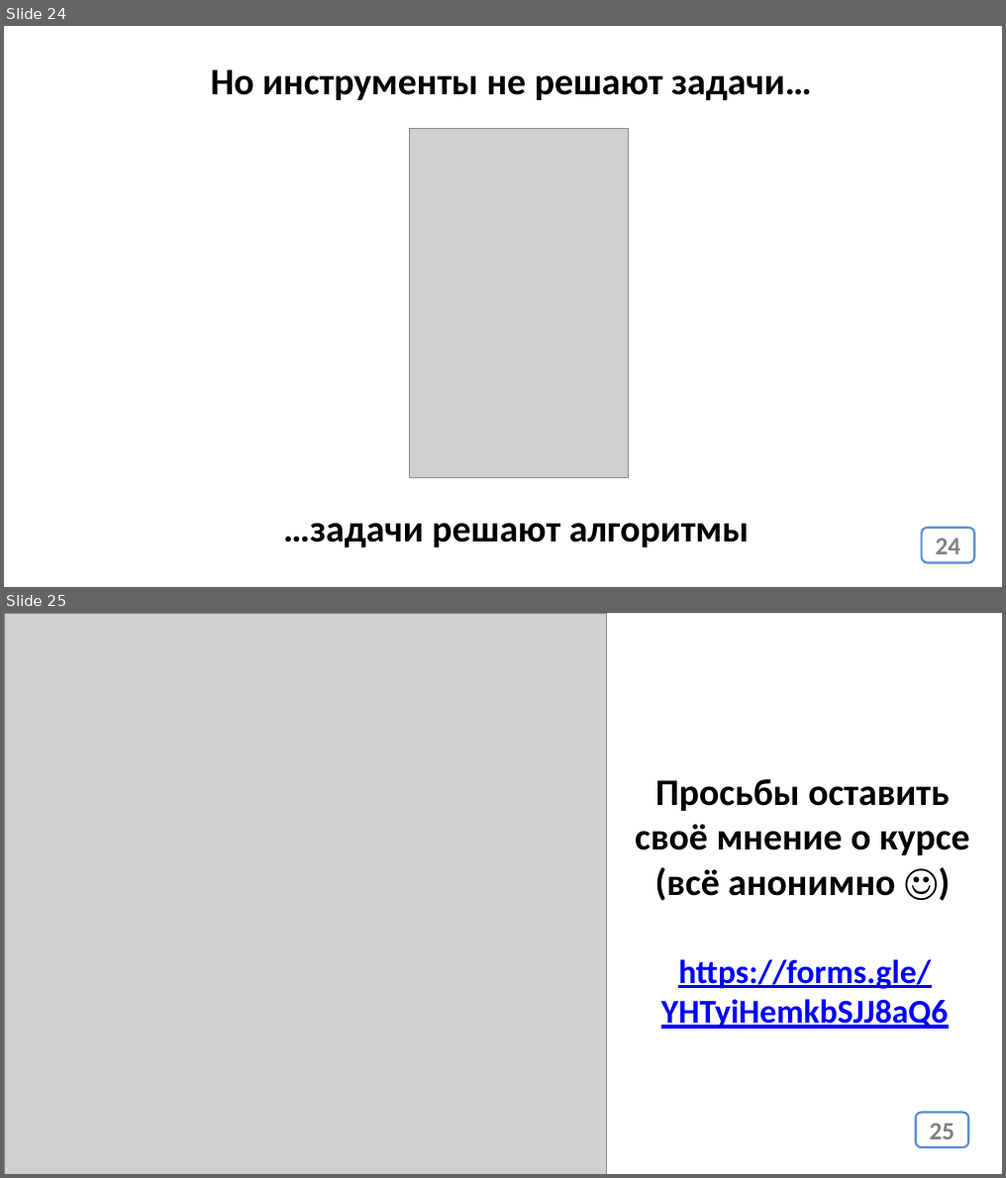
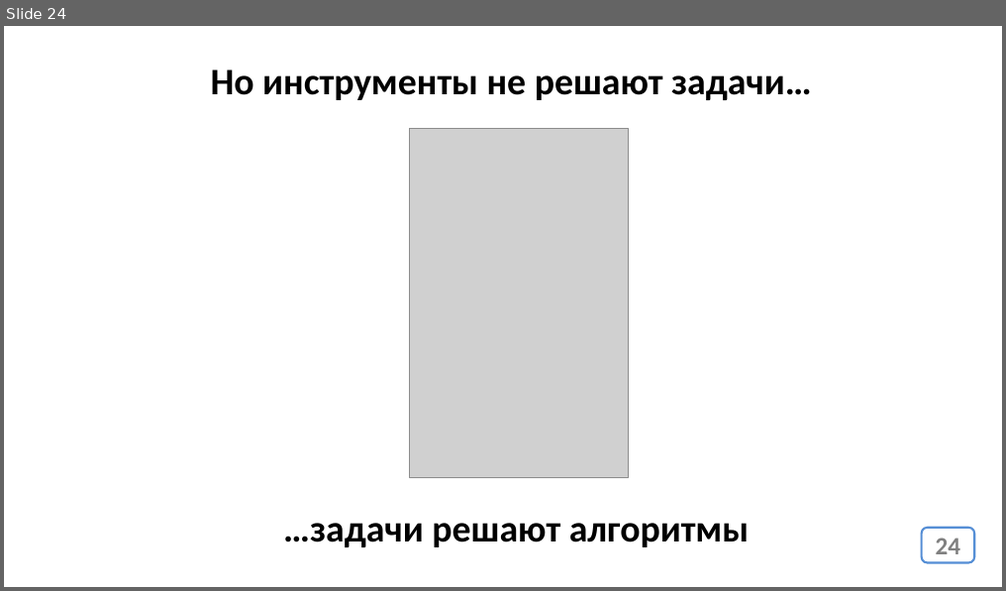
Before and after one commit to js-15-ort-dnipro/lesson12, a slide deck: lesson12.pptx. Shown one above the other, each under a label of ours: slides 24 and 25 before the commit, slide 24 after it. The pictures are 1006x1178 and 1006x591 pixels, drawn with LibreOffice and Linux fonts; fonts in the diff are those of the drawing; grey boxes stand for pictures. Boxes give left, top, right and bottom in pixels: in the first picture for what was removed or moved away, otherwise in the second. Text is boxed around its words. In the diff, an @@ line names an element or a change of style, - is before the commit and + after.

```diff
--- a/lesson12.pptx
+++ b/lesson12.pptx
@@ slide 25 removed at <box>4,613,1002,1174</box>, background #FFFFFF @@
@@ picture removed at <box>4,613,607,1174</box> @@
@@ text removed at <box>635,779,970,901</box> @@
-Просьбы оставить своё мнение о курсе (всё анонимно ☺)
@@ text removed at <box>661,959,948,1029</box> @@
-https://forms.gle/YHTyiHemkbSJJ8aQ6
@@ page number removed at <box>916,1112,969,1148</box> @@
-25
```
Also in this commit, not shown: 1 other file.
